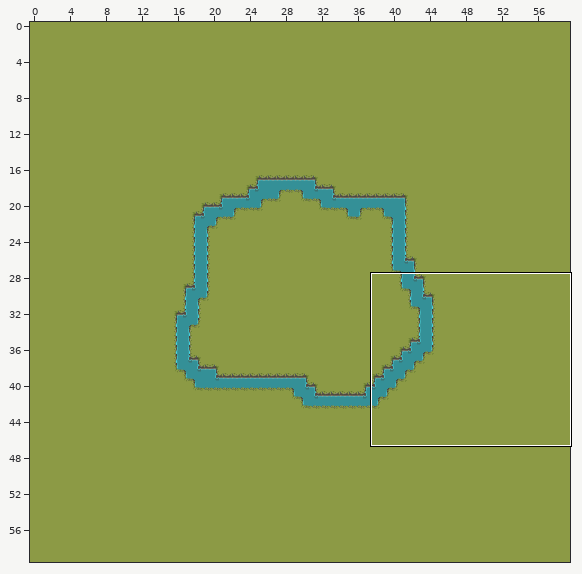
A Tiled map (JSON) gets an edit: public/assets/maps/forest.json. The picture above shows the old version from afar; the outline marks the close-up.
Close-up. Before:
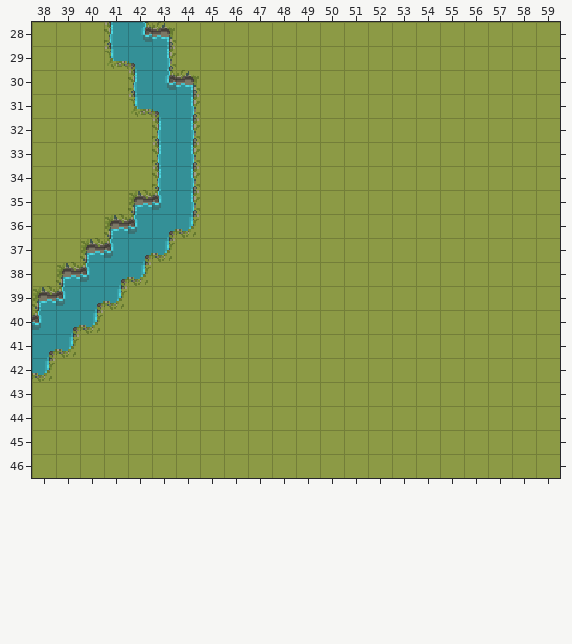
Cells are 16x16 px. Shown: x 38..59, y 28..46. The commit also changed other parts of the map, which this record leaves out.
Now the later version:
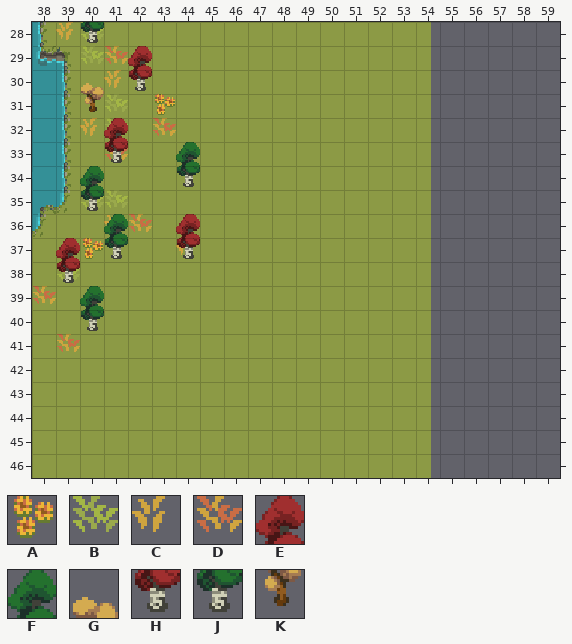
Key: from "props": A 14, B 133, C 403, D 433, E 495, F 497, G 499, H 525, J 527, K 529.
_ is an empty cell.
Tiles of an added or newly shown layer are drawn over the layers below it.
The exact change:
layer "bottom" offset 0,0 -> -86,-16 px
Layer "overlayer" (added):
y 28: x 39..40 __ -> CB
y 29: x 40..41 __ -> BD
y 30: x 41 _ -> C
y 31: x 41 _ -> B; x 43 _ -> A
y 32: x 40..41 __ -> CB; x 43 _ -> D
y 33: x 41 _ -> D
y 35: x 40..41 __ -> BB
y 36: x 41..42 __ -> CD
y 37: x 40 _ -> A; x 44 _ -> C
y 38: x 39 _ -> B
y 39: x 38 _ -> D
y 41: x 39 _ -> D
Layer "upperlayer" (added):
y 28: x 40 _ -> J
y 29: x 42 _ -> E
y 30: x 40 _ -> G; x 42 _ -> H
y 31: x 40 _ -> K
y 32: x 41 _ -> E
y 33: x 41 _ -> H; x 44 _ -> F
y 34: x 40 _ -> F; x 44 _ -> J
y 35: x 40 _ -> J
y 36: x 41 _ -> F; x 44 _ -> E
y 37: x 39 _ -> E; x 41 _ -> J; x 44 _ -> H
y 38: x 39 _ -> H
y 39: x 40 _ -> F
y 40: x 40 _ -> J
